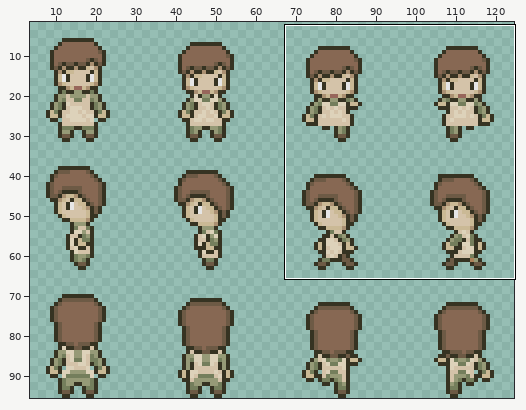
File history of a sprite sheet, assets/01_characters/03_pnjs/josephDomestique.png. Above, an overview of the earlier version with the close-up marked.
Close-up. The starting point:
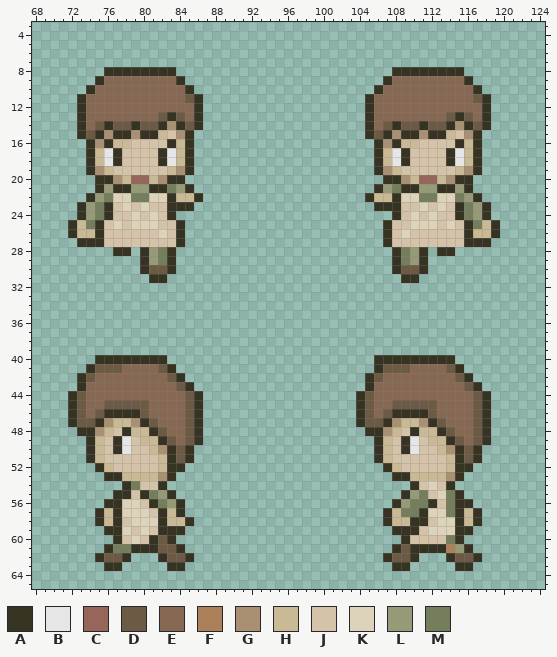
The file is 128x96 pixels. Shown: x 68..124, y 3..65. The wide view leaves out empty margins. The commit also changed other parts of the picture, which this record leaves out.
Palette (. is transparent): A #363322  B #e6e6e6  C #97665b  D #6d5a45  E #876853  F #ac8159  G #aa9072  H #cab995  J #d4c3a9  K #ddd2ba  L #969a77  M #747e5c
Pixels before, first column x 72:
 8 ....AAAAAAAA........................AAAAAAAA....
 9 ...AEEEEEEEEA......................AEEEEEEEEA...
10 ..AEEEEEEEEEEA....................AEEEEEEEEEEA..
11 .AEEEEEEEEEEEDA..................AEEEEEEEEEEEDA.
12 .AEEEEEEEEEEEEA..................AEEEEEEEEEEEEA.
13 .AEEEEEEEEDADEA..................AEEEEEEEEDADEA.
14 .AEDADDADDAGADA..................AEDADDADDAGADA.
15 .ADAGAAGAAHJGA...................ADAGAAGAAHJGA..
16 ..AGAHHJJJJAHA....................AGAHHJJJJAHA..
17 ..AHBAJJJJABHA....................AHBAJJJJABHA..
18 ..AHBAJJJJABHA....................AHBAJJJJABHA..
19 ..AGHJJJJJJHGA....................AGHJJJJJJHGA..
20 ...AAGHCCHGAA......................AAGHCCHGAA...
21 ...ALAALLAAMLA....................ALMAALLAALA...
22 ..ALMKKMMKKAHHA..................AHHAKKMMKKMLA..
23 .ALMAJKJKJJAAA....................AAAJJKJKJAMLA.
24 .ALMAJJKJKJA........................AJKJKJJAMLA.
25 AHMAJKJKKKJJA......................AJJKKKJKJAMHA
26 AHHAJJJJJJKJA......................AJKJJJJJJAHHA
27 .AAAJJJJJJJJA......................AJJJJJJJJAAA.
28 .....AA.ALMA........................AMLA.AA.....
29 ........ALMA........................AMLA........
30 ........ADDA........................ADDA........
31 .........AA..........................AA.........
32 ................................................
33 ................................................
34 ................................................
35 ................................................
36 ................................................
37 ................................................
38 ................................................
39 ................................................
40 ...AAAAAAAA.......................AAAAAAAAA.....
41 ..ADDDEEEEDA......................ADDDEEEEDA....
42 .ADEEEEEEEEDA....................ADEEEEEEEEDA...
43 .AEEEEEEEEEEDA...................AEEEEEEEEEEDA..
44 ADEEEEEEEEEEEDA.................ADEEEEEEEEEEEDA.
45 ADEEDDDDDEEEEDA.................ADEEDDDDDEEEEDA.
46 ADEDAAAADEEEEDA.................ADEDAAAADEEEEDA.
47 ADDAGHHGADEEEDA.................ADDAGHHGADEEEDA.
48 .AAGHJAHHADEEDA..................AAGHJAHHADEEDA.
49 ..AHJABJHHADEDA...................AHJABJHHADEDA.
50 ..AHJABJJHGADA....................AHJABJJHGADA..
51 ..AHJJJJJJHADA....................AHJJJJJJHADA..
52 ...AHJJJJJHAA......................AHJJJJJHAA...
53 ....AAHHHHGA........................AAHHHHGA....
54 ......AMJJA...........................AJKJA.....
55 .....AAJAMLA.........................ALMJKMA....
56 ....AAKKJAMLA.......................ALMMAJMAA...
57 ...AHAKKKJAHA......................AHMMAKKMAHA..
58 ...AHAJKKKAHHA.....................AHHAAJKKAHA..
59 ....AAKJKJAAA.......................AAAJKKKAA...
60 .....AJKJADA.........................AJJJJMA....
61 ....AMMAAADDA.......................ADAAAAFLA...
62 ...ADDA...ADDA.....................ADDA...ADDA..
63 ....AA.....AA.......................AA.....AA...
After:
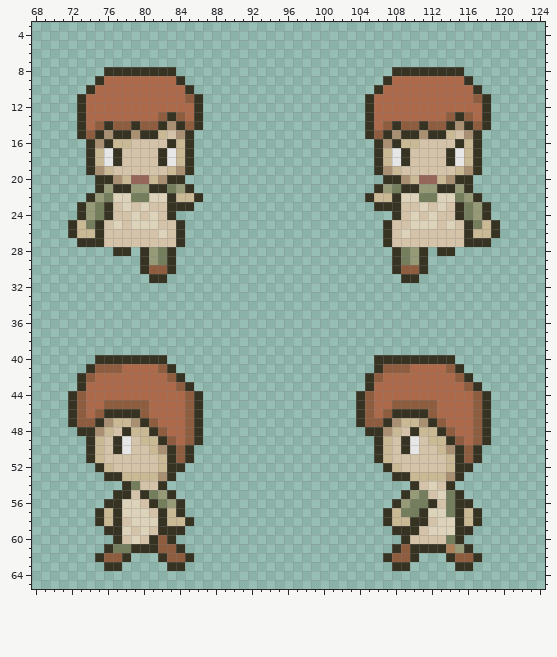
What changed:
{"colour":"D","old":"#6d5a45","new":"#8e5c3f"}
{"colour":"E","old":"#876853","new":"#ac6a4a"}
